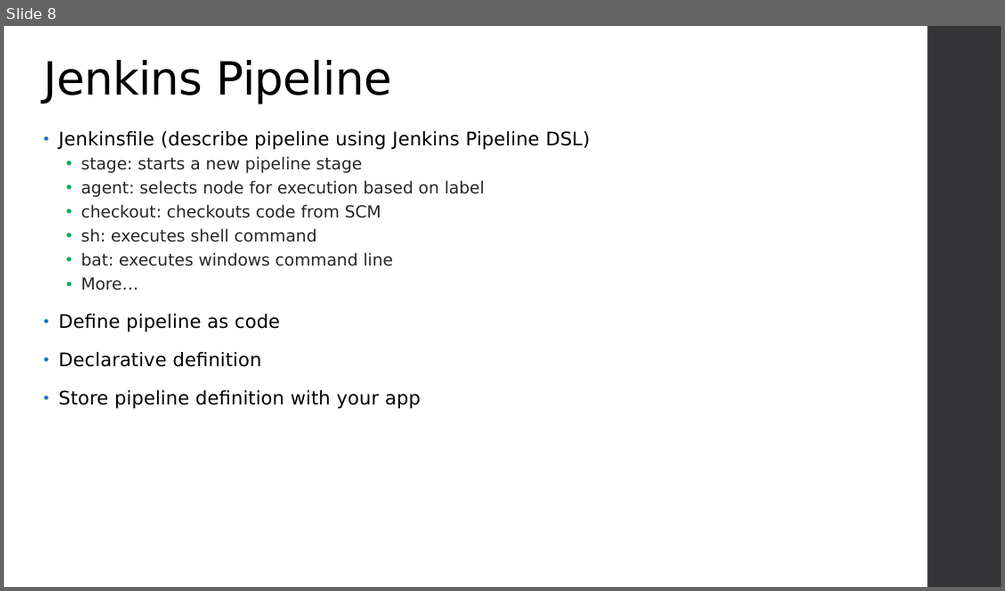
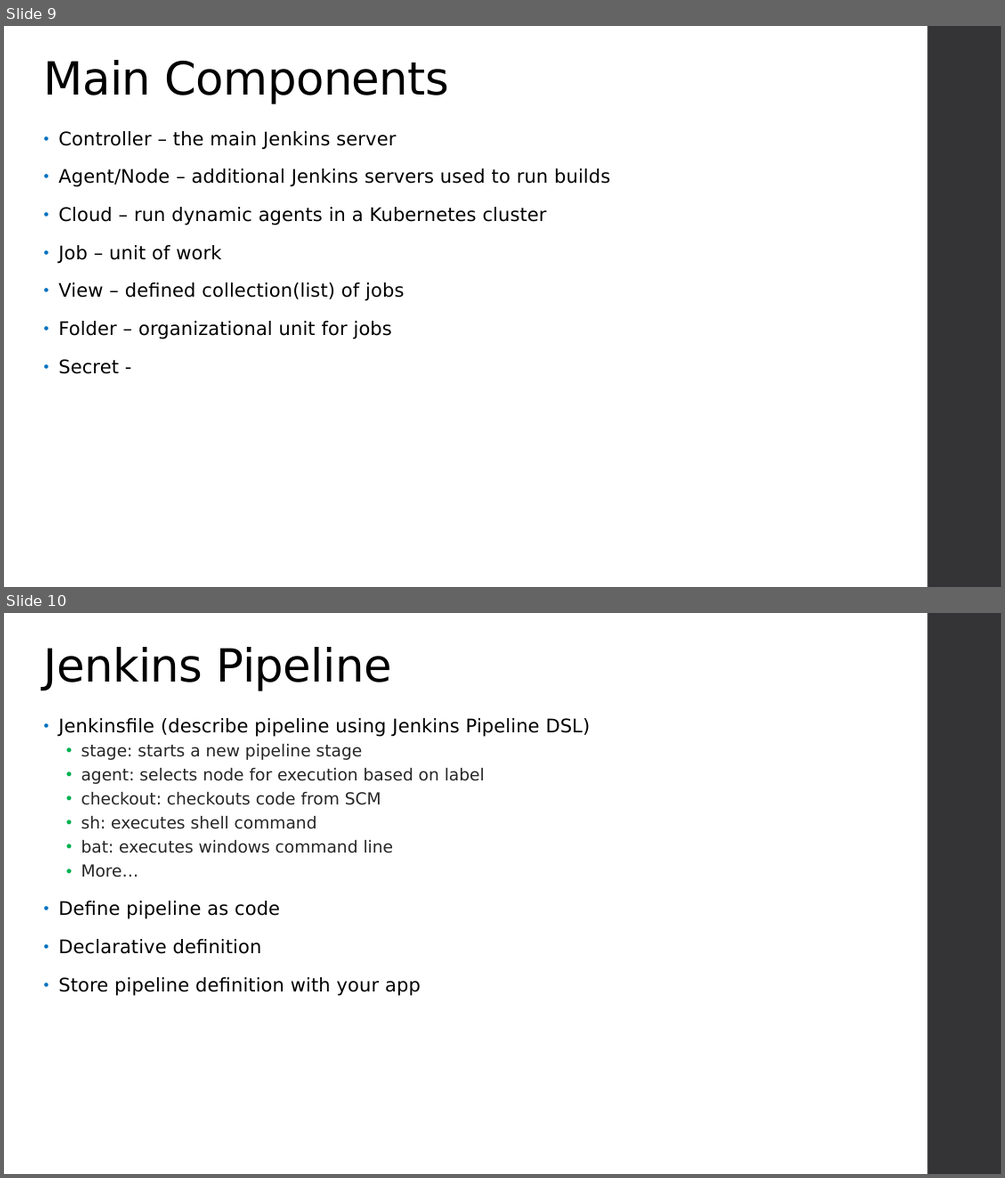
Before and after one commit to varadinov/DevSecOps, a slide deck: 08_cicd/Jenkins.pptx. Shown one above the other, each under a label of ours: slide 8 before the commit, slides 9 and 10 after it. The pictures are 1005x591 and 1005x1178 pixels, drawn with LibreOffice and Linux fonts; fonts in the diff are those of the drawing; background and template pictures are left out. Boxes give left, top, right and bottom in pixels: in the first picture for what was removed or moved away, otherwise in the second. Text is boxed around its words. In the diff, an @@ line names an element or a change of style, - is before the commit and + after.

```diff
--- a/08_cicd/Jenkins.pptx
+++ b/08_cicd/Jenkins.pptx
@@ slide 9 added at [4, 26, 1001, 587], background picture (left out); not listed: 1 template element that a slide beside it also shows @@
@@ title added at [44, 60, 450, 104], 44 pt, text #000000 @@
+Main Components
@@ text added at [58, 131, 610, 374], 18 pt, text #000000 @@
+• Controller – the main Jenkins server
+• Agent/Node – additional Jenkins servers used to run builds
+• Cloud – run dynamic agents in a Kubernetes cluster
+• Job – unit of work
+• View – defined collection(list) of jobs
+• Folder – organizational unit for jobs
+• Secret -
@@ what was slide 8 is now slide 10 @@
```
Also in this commit, not shown: 1 other slide added, 14 other files.
